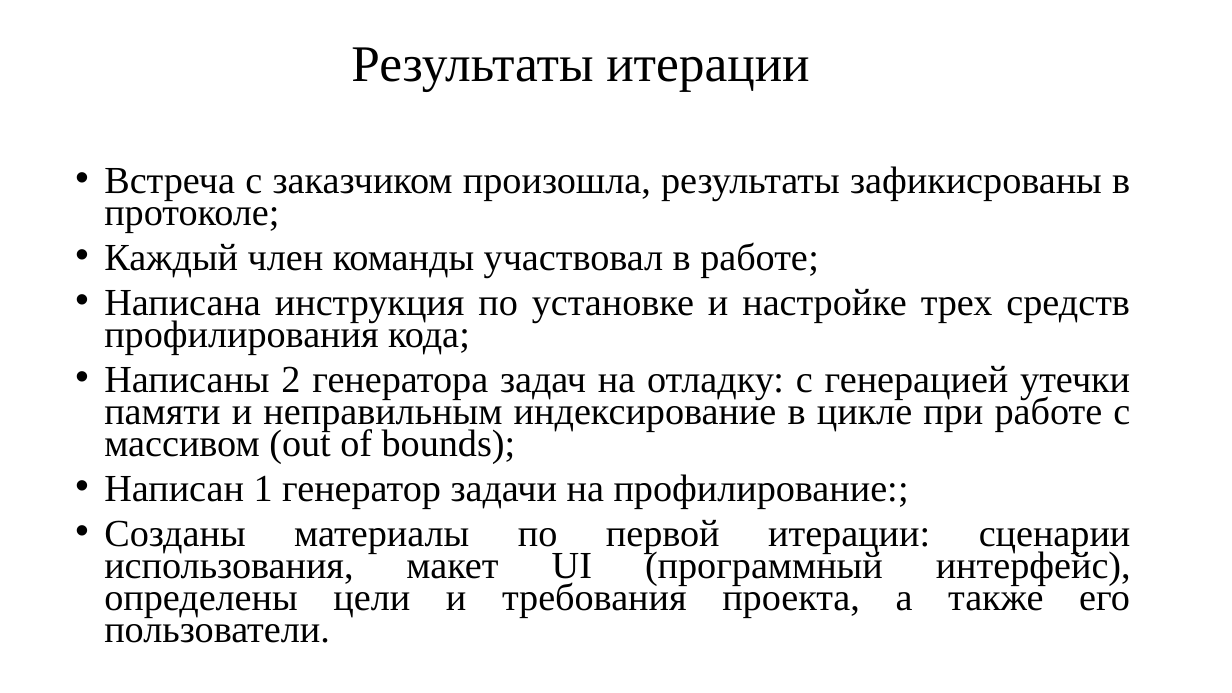
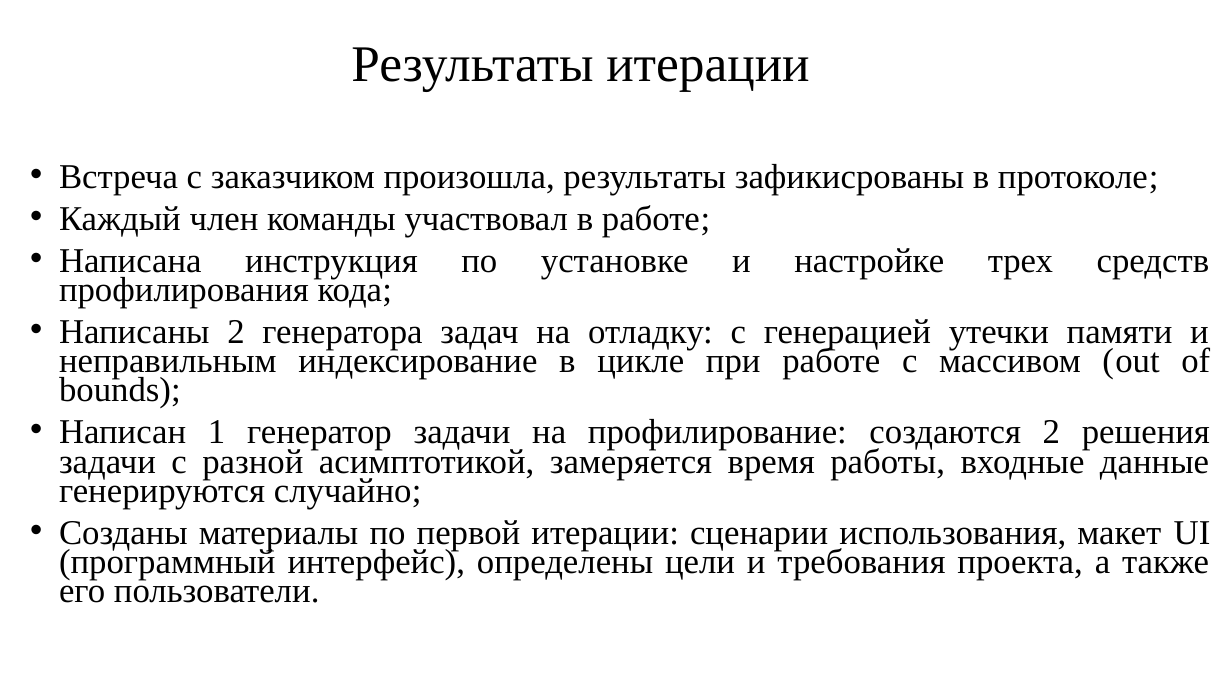
Before and after one commit to moevm/mse1h2025-perf, a slide deck: slide 2 of Презентации/Итерация_1.pptx. Drawn at 1232x693 pixels with LibreOffice and Linux fonts; fonts in the diff are those of the drawing. Boxes give left, top, right and bottom in pixels: in the first picture for what was removed or moved away, otherwise in the second. Text is boxed around its words. In the diff, an @@ line names an element or a change of style, - is before the commit and + after.

Commit message:
Дополнит презентацию

```diff
--- a/Презентации/Итерация_1.pptx
+++ b/Презентации/Итерация_1.pptx
@@ text "Встреча с заказчиком произошла, результаты ...": place and size @@
-text "Встреча с заказчиком произошла, результаты ..." at <box>104,166,1131,643</box>
+text "Встреча с заказчиком произошла, результаты ..." at <box>59,164,1211,603</box>
@@ text at <box>59,164,1211,603</box>: size 29.8 to 27.1 pt in "Встреча с заказчиком произошла, результаты зафикисрованы в ...", "Каждый член команды участвовал в работе;", "Написана инструкция по установке и настройке трех ...", "Написаны 2 генератора задач на отладку: с ..." and 1 more places @@
@@ text at <box>59,419,1210,508</box>: text changed; size 29.8 to 27.1 pt @@
-• Написан 1 генератор задачи на профилирование:;
+• Написан 1 генератор задачи на профилирование: создаются 2 решения задачи с разной асимптотикой, замеряется время работы, входные данные генерируются случайно;
```
